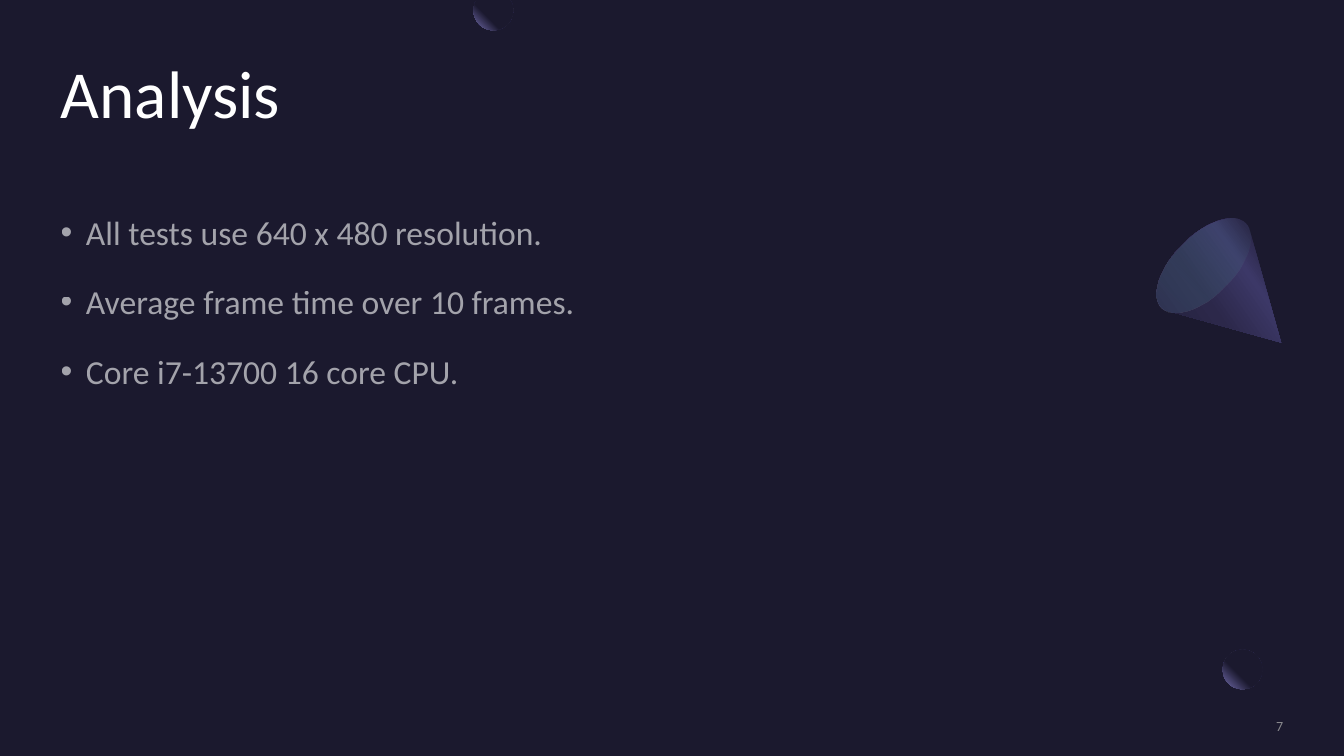
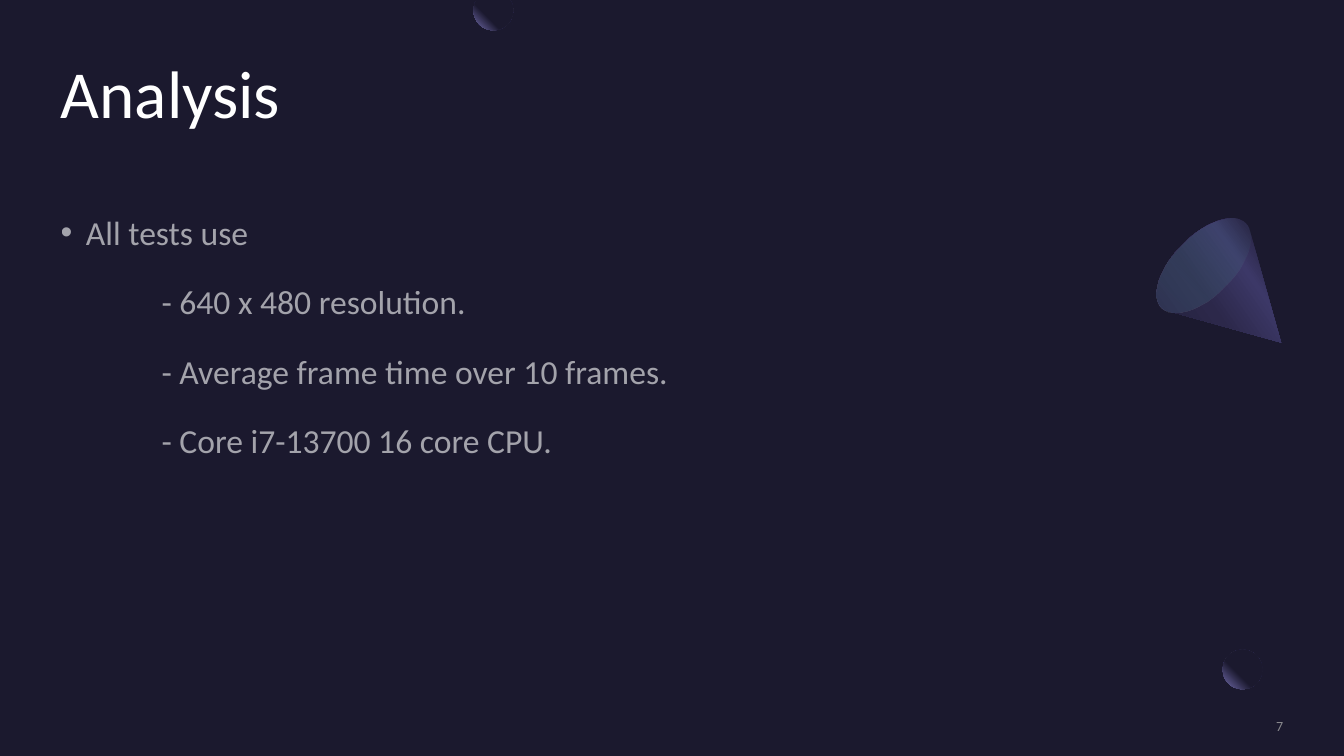
Before and after one commit to jtothec67/Ray-tracer, a slide deck: slide 7 of Presentation Title.pptx. Drawn at 1344x756 pixels with LibreOffice and Linux fonts; fonts in the diff are those of the drawing. Boxes give left, top, right and bottom in pixels: in the first picture for what was removed or moved away, otherwise in the second. Text is boxed around its words. In the diff, an @@ line names an element or a change of style, - is before the commit and + after.

```diff
--- a/Presentation Title.pptx
+++ b/Presentation Title.pptx
@@ text at (x1=86, y1=221, x2=667, y2=453): text changed @@
-• All tests use 640 x 480 resolution.
-• Average frame time over 10 frames.
-• Core i7-13700 16 core CPU.
+• All tests use
+- 640 x 480 resolution.
+- Average frame time over 10 frames.
+- Core i7-13700 16 core CPU.
```
Also in this commit, not shown: 3 other slides changed, 4 slides added, 11 slides removed, 1 other file.
